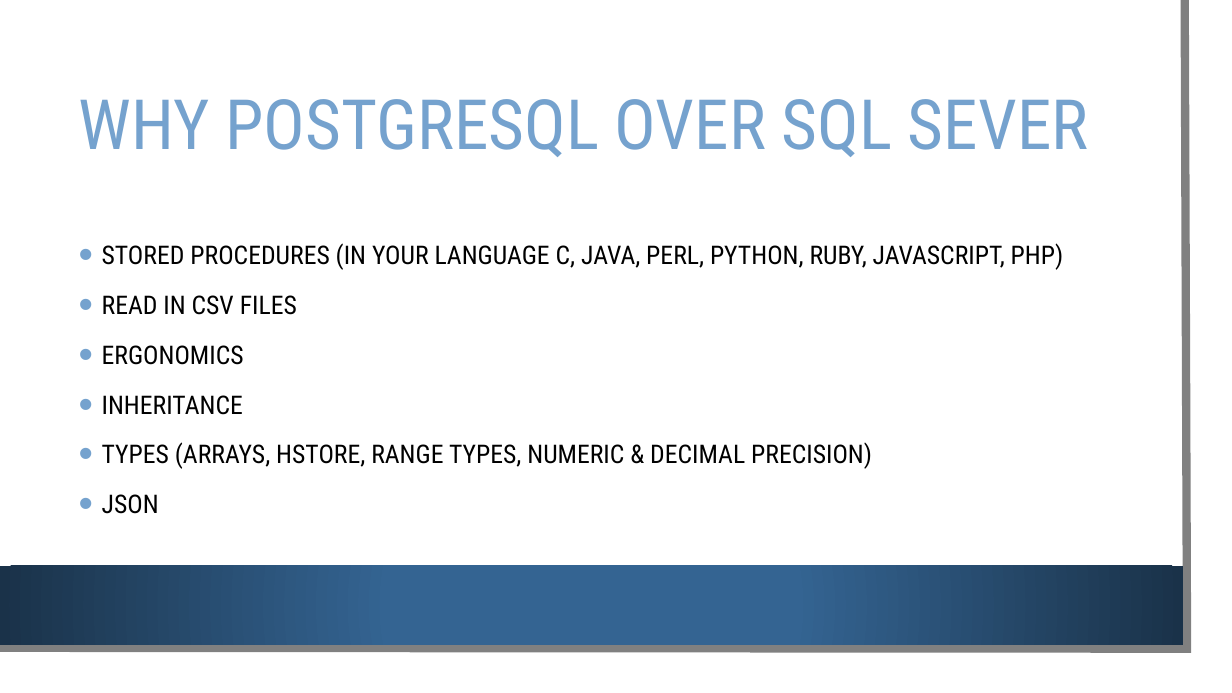
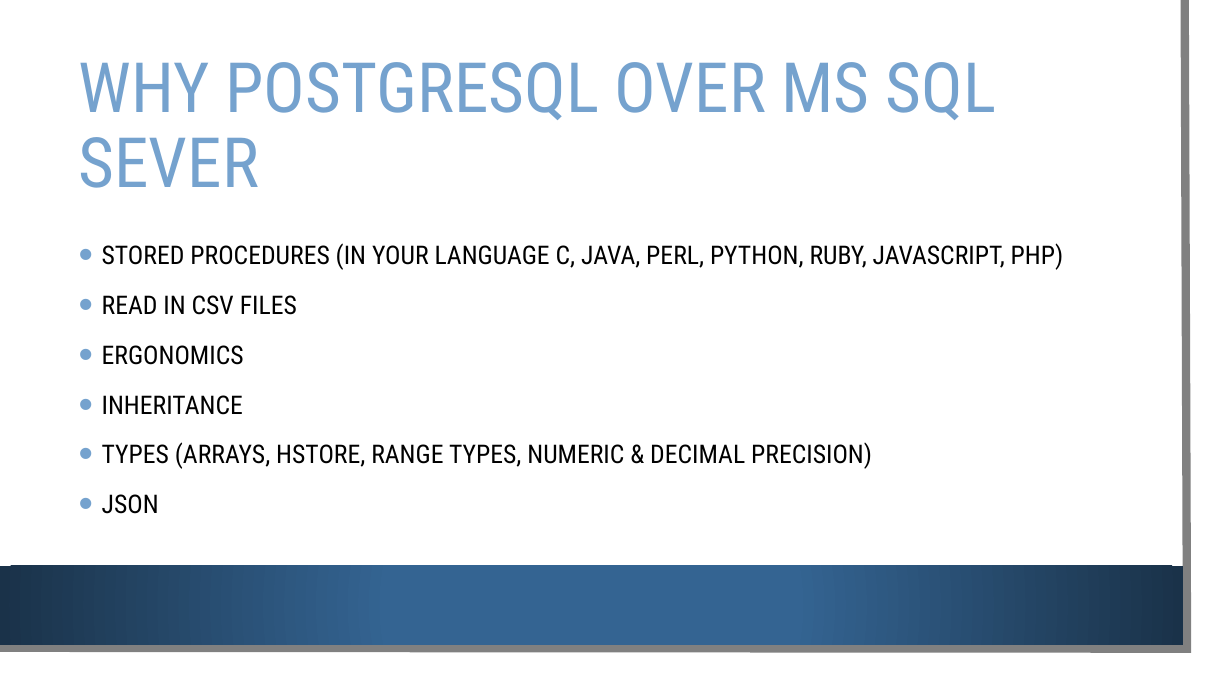
Before and after one commit to Alanmugz/PostGreSQL, a slide deck: slide 6 of PostgreSQL.pptx (slide 4 before the commit). Drawn at 1232x693 pixels with LibreOffice and Linux fonts; fonts in the diff are those of the drawing; background and template pictures are left out. Boxes give left, top, right and bottom in pixels: in the first picture for what was removed or moved away, otherwise in the second. Text is boxed around its words. In the diff, an @@ line names an element or a change of style, - is before the commit and + after.

```diff
--- a/PostgreSQL.pptx
+++ b/PostgreSQL.pptx
@@ title at (x1=79, y1=62, x2=996, y2=188): text changed @@
-WHY POSTGRESQL OVER SQL SEVER
+WHY POSTGRESQL OVER MS SQL SEVER
```
Also in this commit, not shown: 4 other slides changed, 5 slides added.
